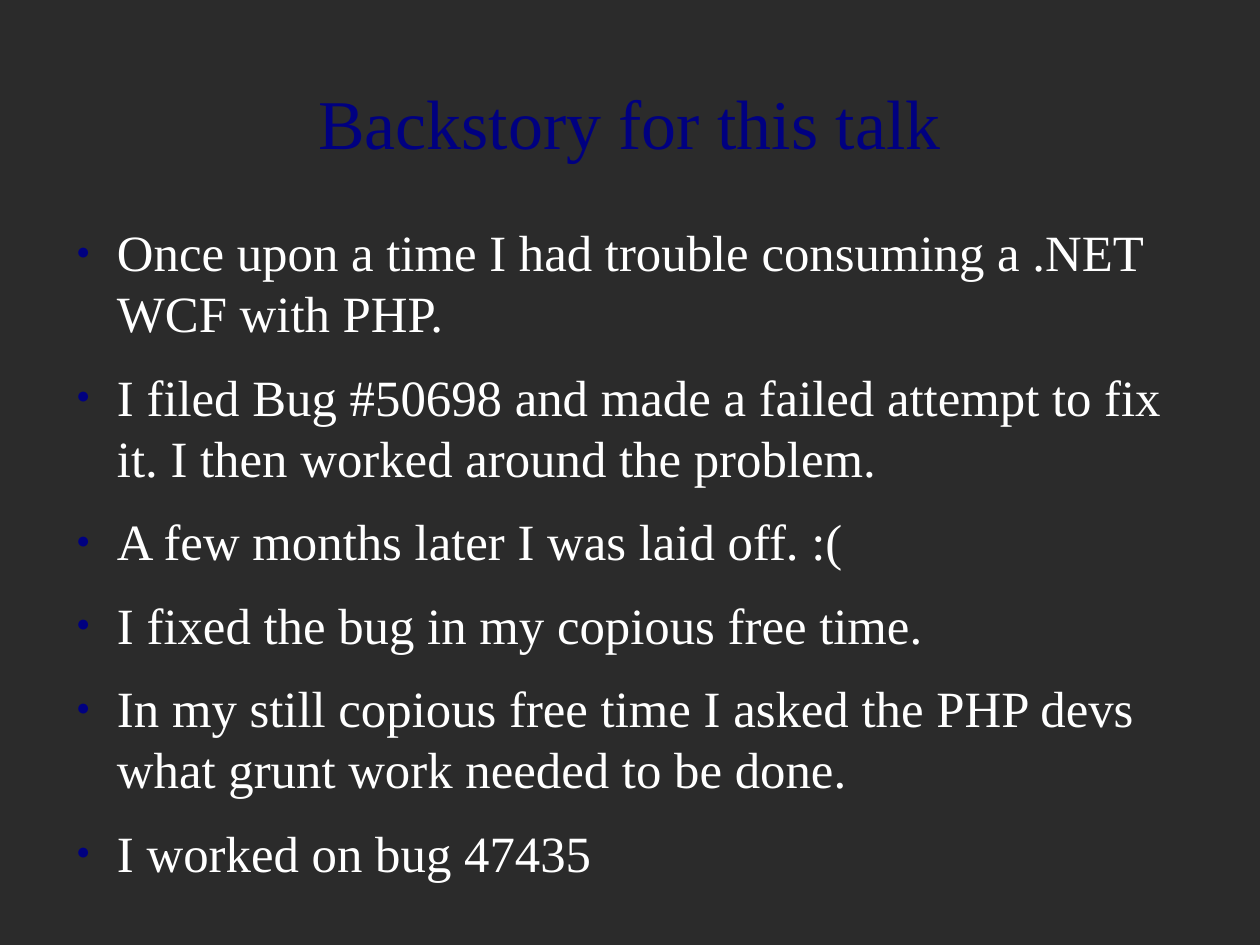
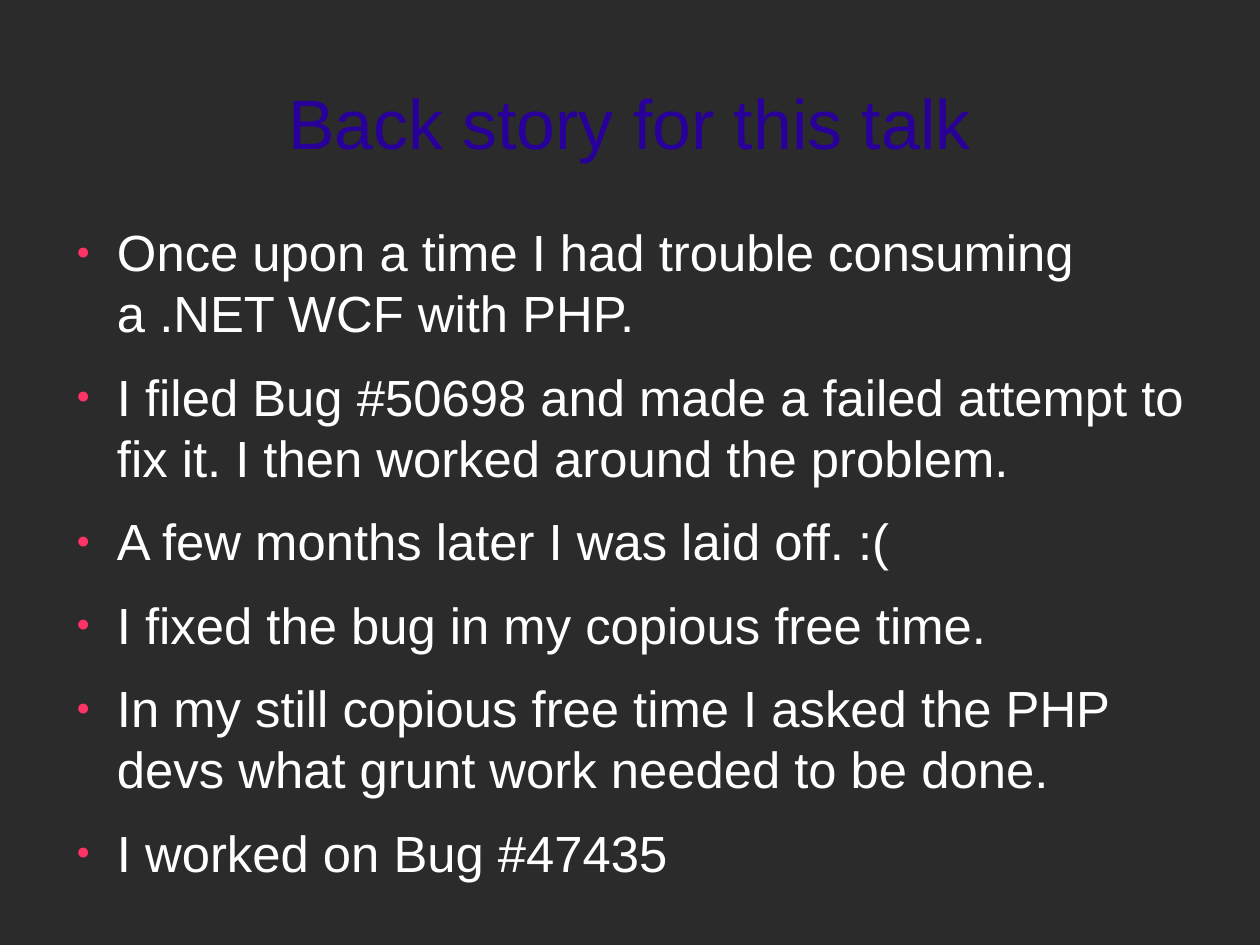
Before and after one commit to zippy1981/TalkMaterials, a slide deck: slide 6 of NYPHP/2010-May/Hacking PHP for Fun and Profit.odp (slide 5 before the commit). Drawn at 1260x945 pixels with LibreOffice and Linux fonts; fonts in the diff are those of the drawing; background and template pictures are left out; a plain dark background stands for a picture behind light text. Boxes give left, top, right and bottom in pixels: in the first picture for what was removed or moved away, otherwise in the second. Text is boxed around its words. In the diff, an @@ line names an element or a change of style, - is before the commit and + after.

```diff
--- a/NYPHP/2010-May/Hacking PHP for Fun and Profit.odp
+++ b/NYPHP/2010-May/Hacking PHP for Fun and Profit.odp
@@ title at bbox=[288, 98, 971, 162]: text changed; font Times New Roman to Arial; text colour #000080 to #280099 @@
-Backstory for this talk
+Back story for this talk
@@ text at bbox=[117, 234, 1183, 799]: font Times New Roman to Arial; bullet colour #000080 to #FF3366 @@
@@ text at bbox=[117, 835, 667, 882]: text changed; font Times New Roman to Arial @@
-● I worked on bug 47435
+● I worked on Bug #47435
```
Also in this commit, not shown: 34 other slides changed, 7 slides added, 3 slides removed.
